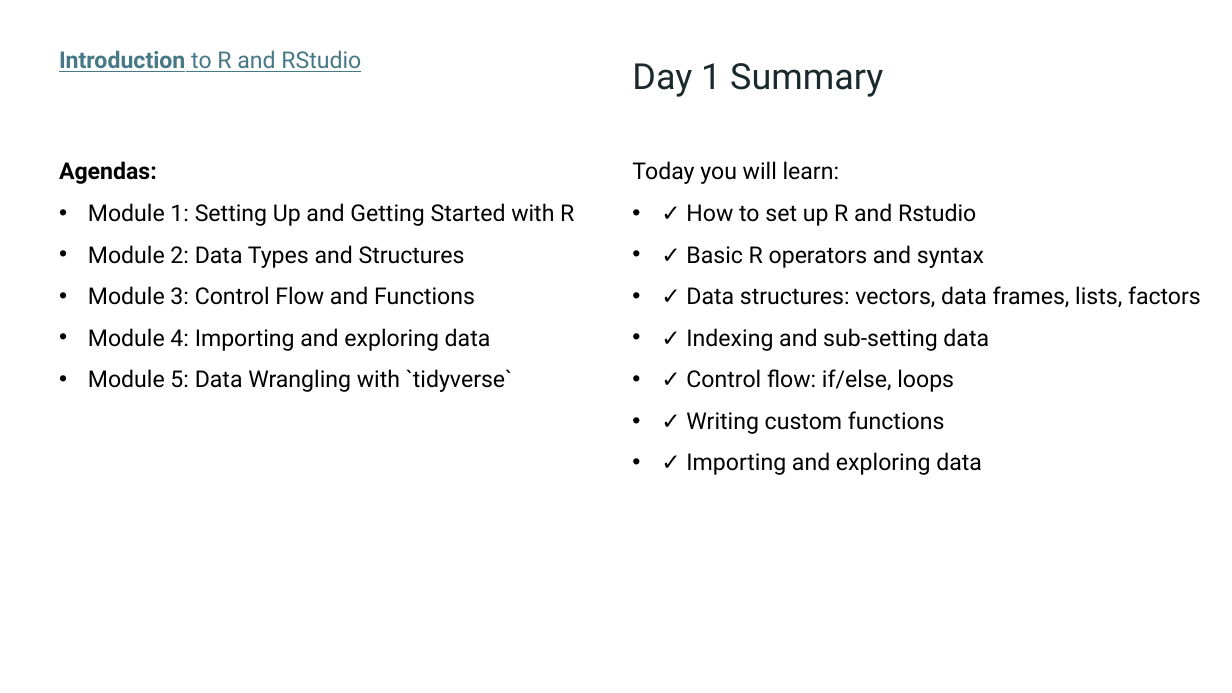
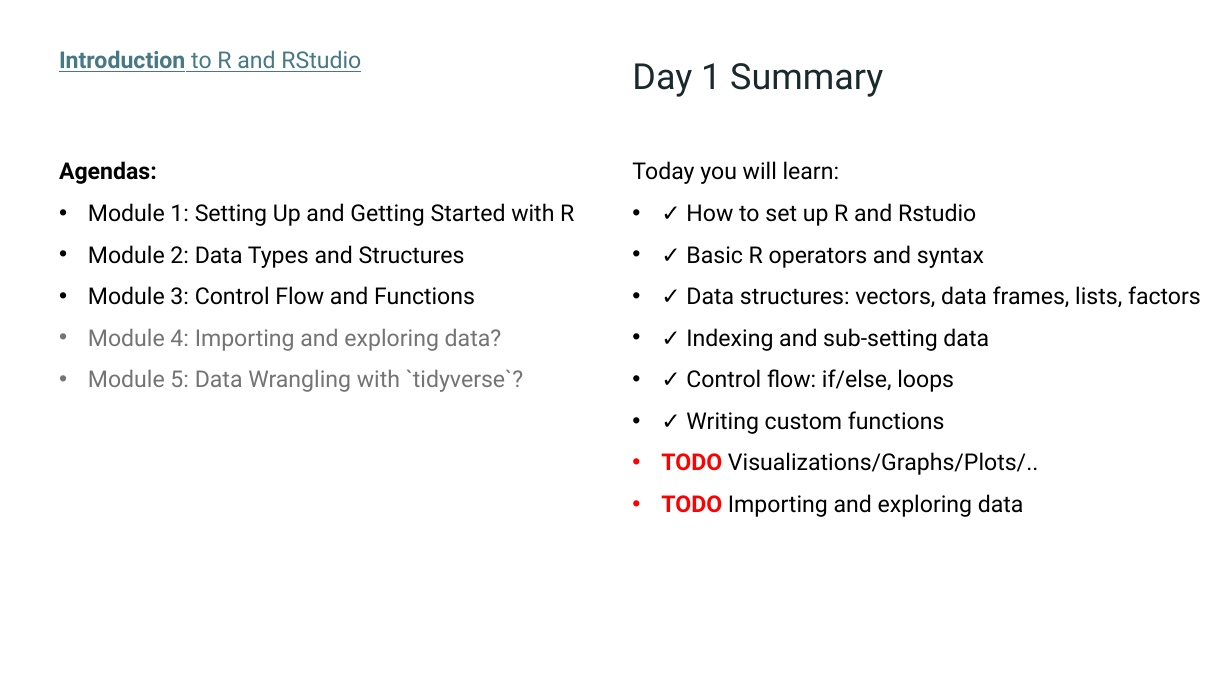
Before and after one commit to lodiag-holocron/r4proteomics, a slide deck: slide 16 of inst/r4proteomics_slides.pptx. Drawn at 1232x693 pixels with LibreOffice and Linux fonts; fonts in the diff are those of the drawing. Boxes give left, top, right and bottom in pixels: in the first picture for what was removed or moved away, otherwise in the second. Text is boxed around its words. In the diff, an @@ line names an element or a change of style, - is before the commit and + after.

Commit message:
update day3 slides

```diff
--- a/inst/r4proteomics_slides.pptx
+++ b/inst/r4proteomics_slides.pptx
@@ text at box(88, 328, 523, 392): text changed; text colour #000000 to #747474 @@
-• Module 4: Importing and exploring data
-• Module 5: Data Wrangling with `tidyverse`
+• Module 4: Importing and exploring data?
+• Module 5: Data Wrangling with `tidyverse`?
@@ text at box(661, 452, 1038, 517): text changed @@
-• ✓ Importing and exploring data
+• TODO Visualizations/Graphs/Plots/..
+• TODO Importing and exploring data
```
Also in this commit, not shown: 9 other slides changed, 3 other files.
